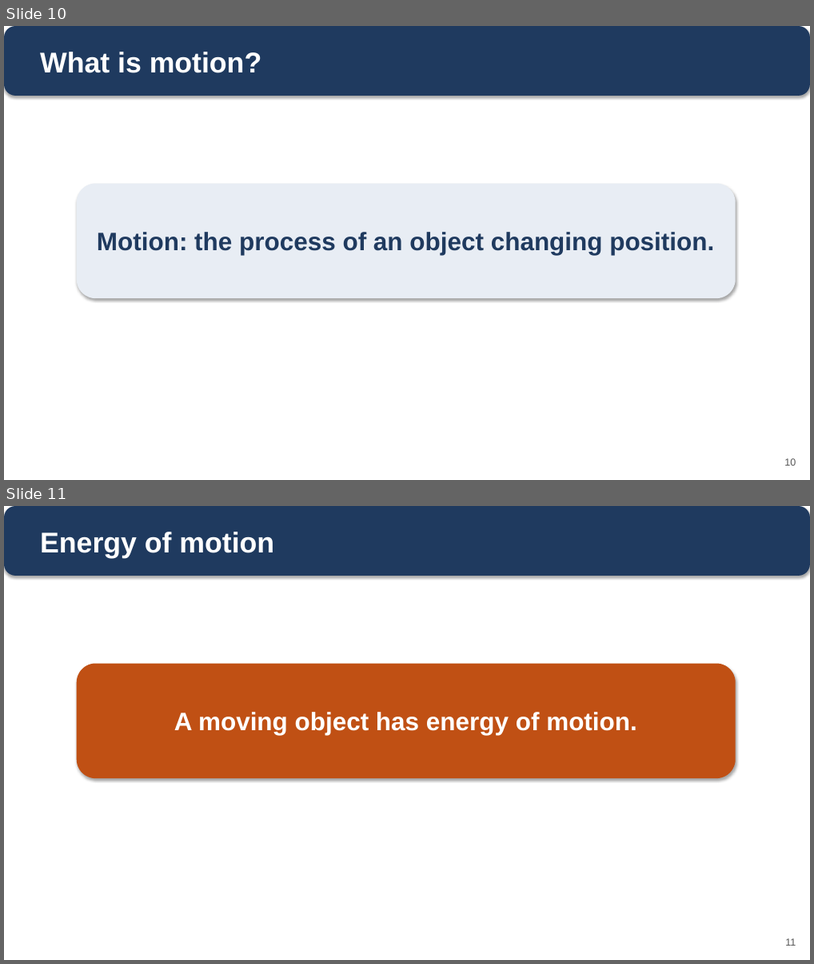
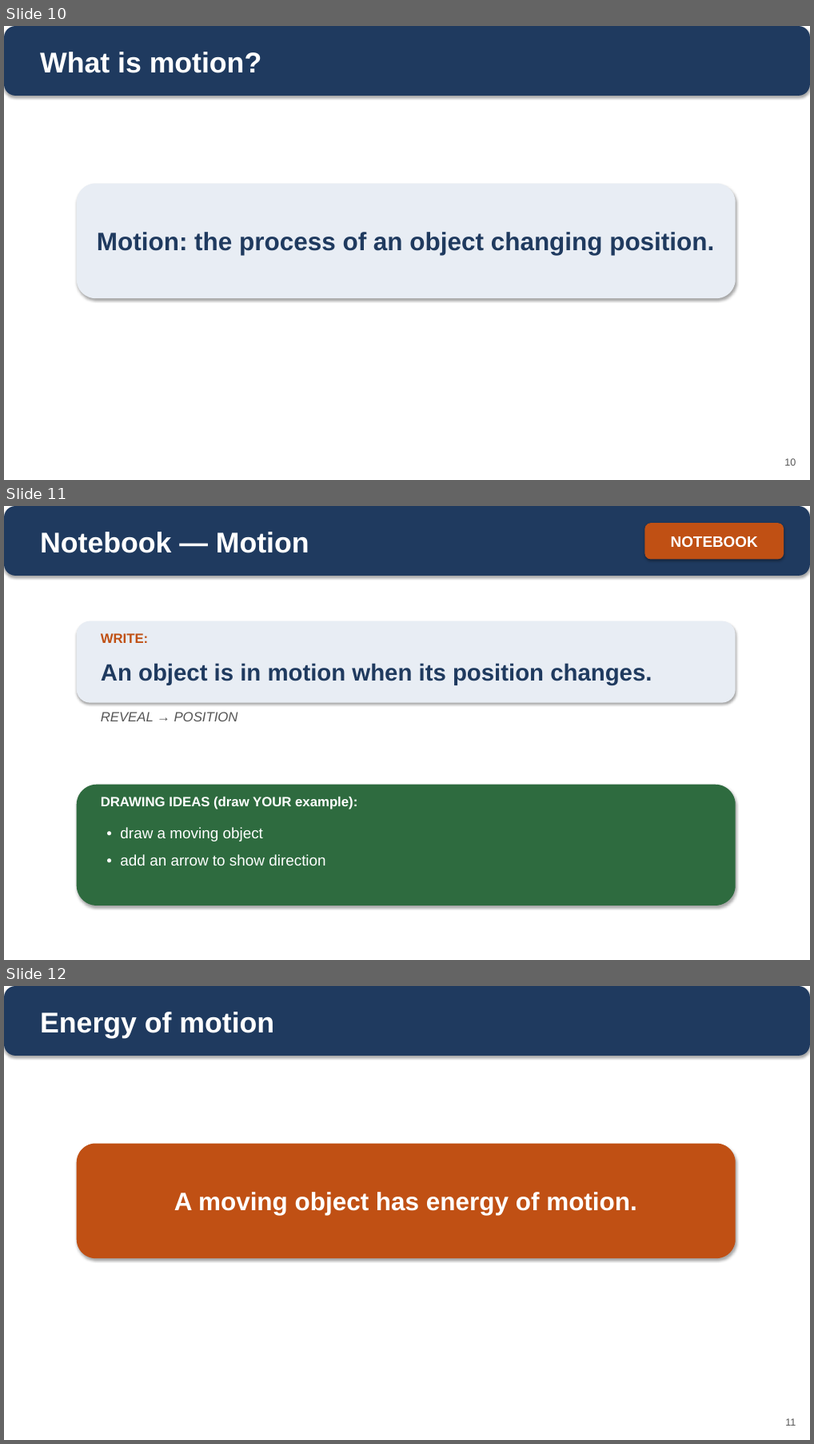
Before and after one commit to owenreagan-cyber/grade-4-energy-transfer-transformation, a slide deck: production/slides/02-ch2-moving-objects-have-energy-slides.pptx. Shown one above the other, each under a label of ours: slides 10 and 11 before the commit, slides 10, 11 and 12 after it. The pictures are 814x964 and 814x1444 pixels, drawn with LibreOffice and Linux fonts; fonts in the diff are those of the drawing. Boxes give left, top, right and bottom in pixels: in the first picture for what was removed or moved away, otherwise in the second. Text is boxed around its words. In the diff, an @@ line names an element or a change of style, - is before the commit and + after.

```diff
--- a/production/slides/02-ch2-moving-objects-have-energy-slides.pptx
+++ b/production/slides/02-ch2-moving-objects-have-energy-slides.pptx
@@ slide 11 added at [4, 506, 810, 960], background #FFFFFF @@
@@ rounded rectangle added at [4, 506, 810, 576], fill #1F3A5F @@
@@ rounded rectangle added at [646, 523, 784, 560], fill #C05014, 18 pt, text #FFFFFF, bold @@
+NOTEBOOK
@@ text added at [40, 532, 310, 553], 34 pt, text #FFFFFF, bold @@
+Notebook — Motion
@@ rounded rectangle added at [77, 621, 736, 703], fill #E8EDF4 @@
@@ text added at [101, 633, 148, 643], 16 pt, text #C05014, bold @@
+WRITE:
@@ text added at [101, 663, 652, 685], 28 pt, text #1F3A5F, bold @@
+An object is in motion when its position changes.
@@ text added at [101, 712, 238, 721], 16 pt, text #555555, italic @@
+REVEAL → POSITION
@@ rounded rectangle added at [77, 784, 736, 905], fill #2E6B3F @@
@@ text added at [101, 796, 358, 809], 16 pt, text #FFFFFF, bold @@
+DRAWING IDEAS (draw YOUR example):
@@ text added at [120, 827, 263, 841], 18 pt, text #FFFFFF @@
+• draw a moving object
@@ text added at [120, 854, 326, 865], 18 pt, text #FFFFFF @@
+• add an arrow to show direction
@@ what was slide 11 is now slide 12 @@
```
Also in this commit, not shown: 1 other slide added, 7 other files.
